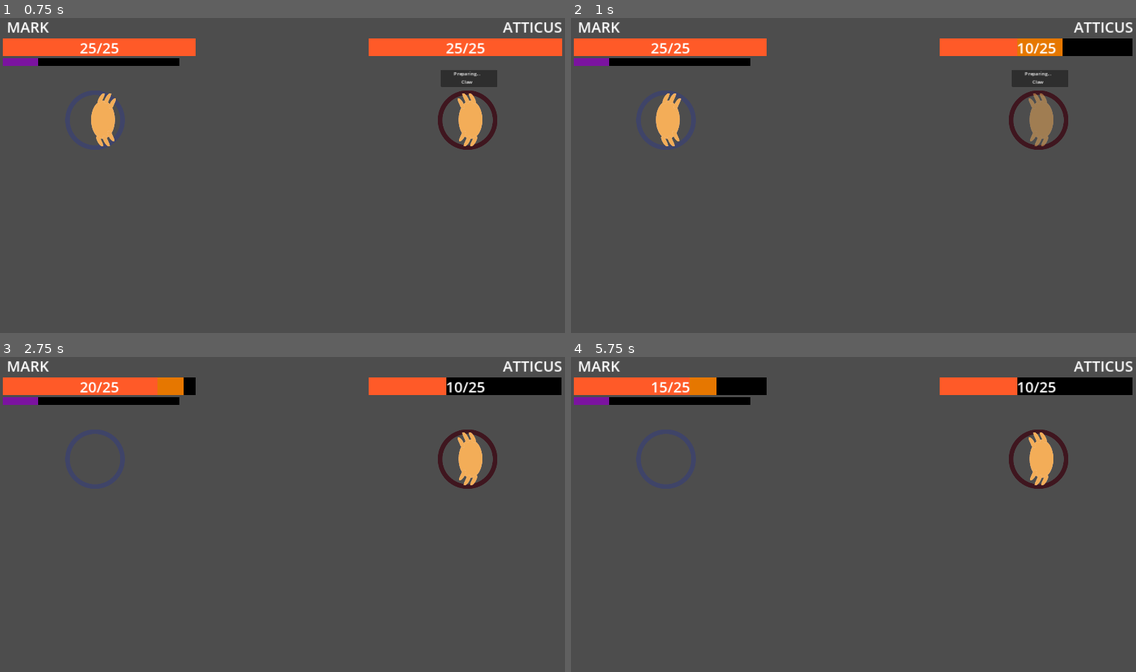
Above: before the commit, frames 1-4 (two rows, left to right).
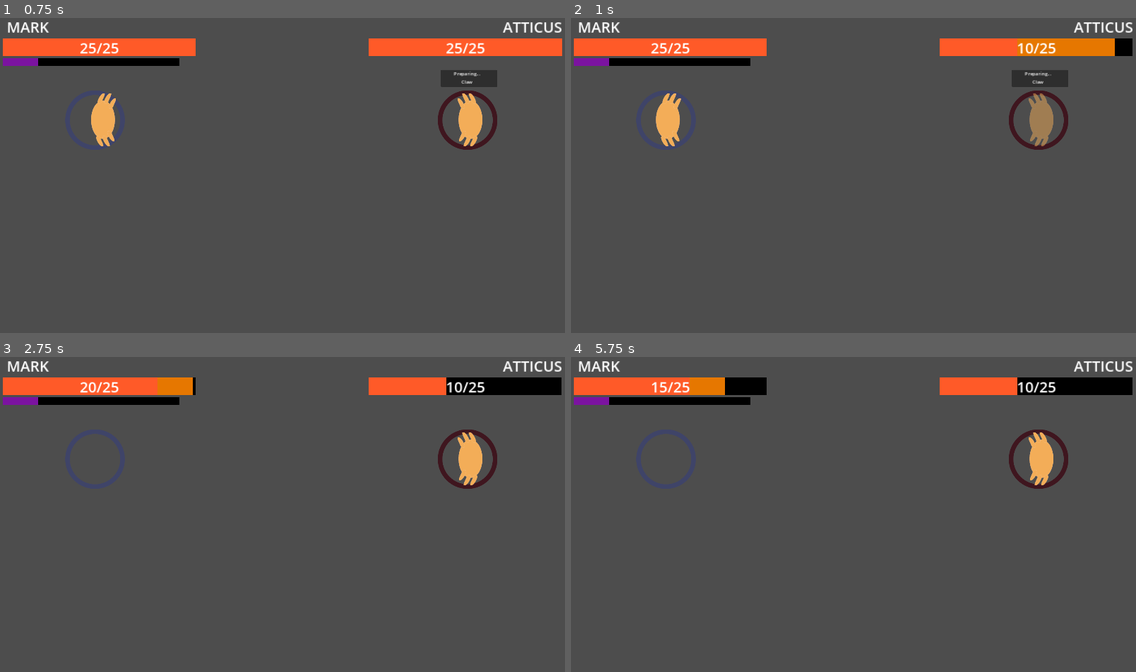
Above: after the commit, the same moments.

Repository: mathew-tran/theanajam24
Game: Godot game, scene res://Levels/Main.tscn
Two runs of this game, one before a commit and one after it. Both use one fixed random seed, a clock stepped at 60 frames per second and the inputs below.
Inputs (mouse positions are in pixels of both pictures, inside the frame that each line leads up to):
- Up to frame 1 (0.75 s): click (146, 247) at 0.52 s
- Up to frame 2 (1 s): no input
- Up to frame 3 (2.75 s): move the mouse to (406, 498) at 1.27 s; click (406, 498) at 1.35 s; move the mouse to (169, 530) at 2.02 s; click (169, 530) at 2.1 s
- Up to frame 4 (5.75 s): move the mouse to (910, 445) at 2.77 s; click (910, 445) at 2.85 s; move the mouse to (825, 577) at 3.52 s; click (825, 577) at 3.6 s; click (717, 586) at 4.27 s; tap Enter at 5 s; move the mouse to (1023, 561) at 5.02 s; click (1023, 561) at 5.1 s

Frame 1 is identical in both runs. In frame 2, 0.5% of the frame differs, in the area x 87-97%, y 6-13%; in frame 3, less than 0.1%; in frame 4, less than 0.1%.

Commit message:
slow down lerp on last health bar

Diff:
--- a/Scripts/UI/HealthBarUI.gd
+++ b/Scripts/UI/HealthBarUI.gd
@@ -47,14 +47,14 @@
 func OnTakeDamage(healthComponent : HealthComponent):
 	Update(healthComponent)
 	var tween = get_tree().create_tween()
-	tween.tween_property($DiffBar,  "value", healthComponent.Amount, .3).set_trans(Tween.TRANS_QUAD)
+	tween.tween_property($DiffBar,  "value", healthComponent.Amount, .6).set_trans(Tween.TRANS_QUAD)
 
 
 
 func OnDeath(healthComponent):
 	Update(healthComponent)
 	var tween = get_tree().create_tween()
-	tween.tween_property($DiffBar,  "value", healthComponent.Amount, .5).set_trans(Tween.TRANS_QUAD)
+	tween.tween_property($DiffBar,  "value", healthComponent.Amount, .8).set_trans(Tween.TRANS_QUAD)
 
 
 func Update(healthComponent : HealthComponent):
